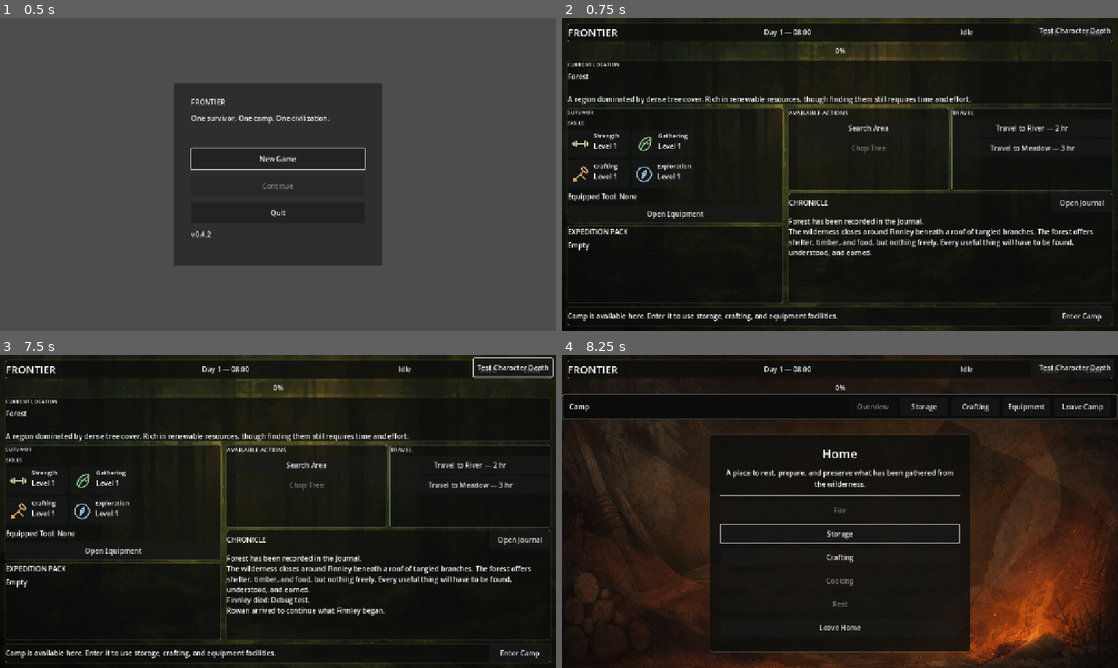
Above: before the commit, frames 1-4 (two rows, left to right).
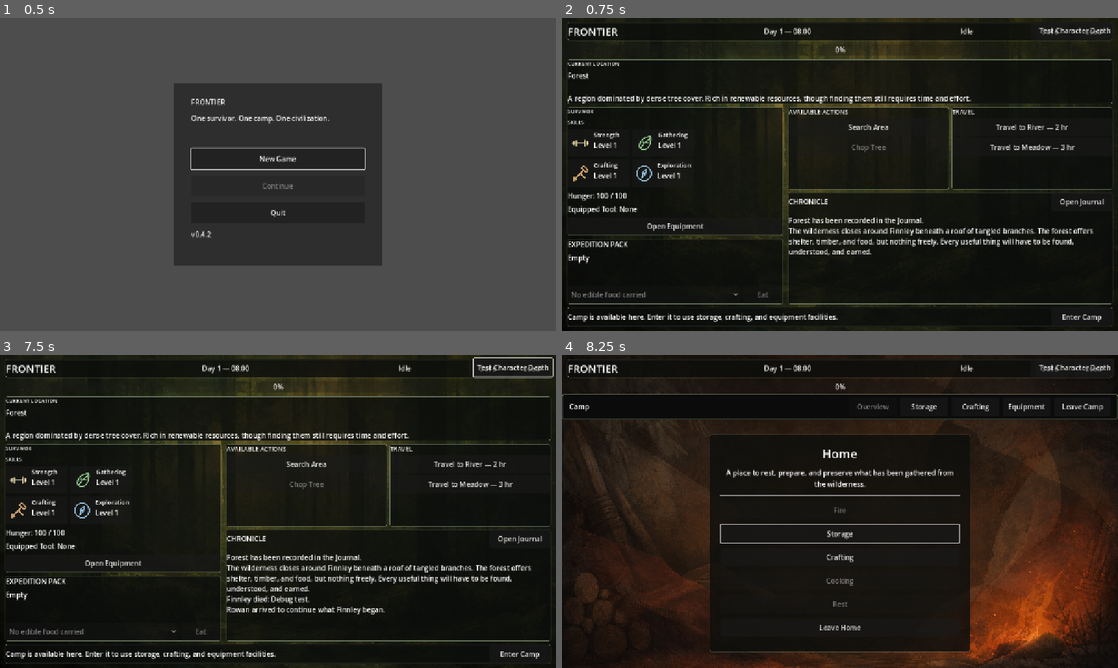
Above: after the commit, the same moments.

Repository: thegrundle-git/frontierthegame
Game: Godot game, scene res://scenes/ui/MainMenu.tscn
The game is run twice, just before and just after one commit, with the same random seed, the same clock (stepped at 60 frames per second) and the same inputs.
Inputs (mouse positions are in pixels of both pictures, inside the frame that each line leads up to):
- Up to frame 1 (0.5 s): no input
- Up to frame 2 (0.75 s): click "New Game" at 0.5 s
- Up to frame 3 (7.5 s): click "Load" at 1.25 s; click (38, 480) at 2 s; click (100, 480) at 2.77 s; click (38, 511) at 3.52 s; click (100, 511) at 4.27 s; click "Open Equipment" at 5 s; click "Open Journal" at 5.75 s; click "Choose Successor" at 6.5 s; click "Continue as Rowan" at 7.25 s
- Up to frame 4 (8.25 s): click "Enter Camp" at 8 s

Frame 1 is identical in both runs. In frame 2, 8.5% of the frame differs, in the area x 1-99%, y 1-99%; in frame 3, 8.9%; in frame 4, 0.5%.

Commit message:
v0.6.11-alpha1 - Add food and hunger foundation

Diff:
--- a/resources/items/berry.tres
+++ b/resources/items/berry.tres
@@ -11,4 +11,5 @@
 material_family = "food"
 weight = 0.05
 tags = Array[String](["food", "gathering", "plant"])
+nutrition_value = 8.0
 metadata/_custom_type_script = "uid://b7c5v3pbowv1w"
--- a/scenes/ui/GameUI.tscn
+++ b/scenes/ui/GameUI.tscn
@@ -20,7 +20,7 @@
 grow_vertical = 2
 script = ExtResource("1_r8hcy")
 
-[node name="EnvironmentBackground" type="TextureRect" parent="."]
+[node name="EnvironmentBackground" type="TextureRect" parent="." unique_id=1695577415]
 unique_name_in_owner = true
 layout_mode = 1
 anchors_preset = 15
@@ -32,7 +32,7 @@
 expand_mode = 1
 stretch_mode = 6
 
-[node name="EnvironmentVeil" type="ColorRect" parent="."]
+[node name="EnvironmentVeil" type="ColorRect" parent="." unique_id=67703983]
 layout_mode = 1
 anchors_preset = 15
 anchor_right = 1.0
@@ -147,6 +147,11 @@
 [node name="SkillsPanel" parent="ScreenMargin/MainLayout/MiddleRow/LeftColumn/SurvivorPanel/SurvivorLayout" unique_id=1215505222 instance=ExtResource("11_skills")]
 unique_name_in_owner = true
 
+[node name="HungerLabel" type="Label" parent="ScreenMargin/MainLayout/MiddleRow/LeftColumn/SurvivorPanel/SurvivorLayout" unique_id=2072773808]
+unique_name_in_owner = true
+layout_mode = 2
+text = "Hunger: 100 / 100"
+
 [node name="ToolLabel" type="Label" parent="ScreenMargin/MainLayout/MiddleRow/LeftColumn/SurvivorPanel/SurvivorLayout" unique_id=1304822072]
 unique_name_in_owner = true
 layout_mode = 2
@@ -192,6 +197,24 @@
 size_flags_horizontal = 3
 size_flags_vertical = 3
 bbcode_enabled = true
+
+[node name="FoodControls" type="HBoxContainer" parent="ScreenMargin/MainLayout/MiddleRow/LeftColumn/InventoryPanel/InventoryLayout" unique_id=1228668751]
+layout_mode = 2
+theme_override_constants/separation = 8
+
+[node name="FoodSelector" type="OptionButton" parent="ScreenMargin/MainLayout/MiddleRow/LeftColumn/InventoryPanel/InventoryLayout/FoodControls" unique_id=1709435036]
+unique_name_in_owner = true
+custom_minimum_size = Vector2(0, 42)
+layout_mode = 2
+size_flags_horizontal = 3
+tooltip_text = "Choose edible food carried in the Expedition Pack."
+
+[node name="EatFoodButton" type="Button" parent="ScreenMargin/MainLayout/MiddleRow/LeftColumn/InventoryPanel/InventoryLayout/FoodControls" unique_id=847879211]
+unique_name_in_owner = true
+custom_minimum_size = Vector2(90, 42)
+layout_mode = 2
+tooltip_text = "Consume one selected food item to restore hunger."
+text = "Eat"
 
 [node name="RightColumn" type="VBoxContainer" parent="ScreenMargin/MainLayout/MiddleRow" unique_id=2073829759]
 layout_mode = 2
@@ -338,7 +361,7 @@
 custom_minimum_size = Vector2(640, 520)
 layout_mode = 2
 
-[node name="EventMargin" type="MarginContainer" parent="EventOverlay/EventPanel"]
+[node name="EventMargin" type="MarginContainer" parent="EventOverlay/EventPanel" unique_id=1234234462]
 layout_mode = 2
 theme_override_constants/margin_left = 16
 theme_override_constants/margin_top = 14
@@ -367,7 +390,7 @@
 size_flags_vertical = 0
 autowrap_mode = 3
 
-[node name="EventOptionsScroll" type="ScrollContainer" parent="EventOverlay/EventPanel/EventMargin/EventLayout"]
+[node name="EventOptionsScroll" type="ScrollContainer" parent="EventOverlay/EventPanel/EventMargin/EventLayout" unique_id=1489819653]
 custom_minimum_size = Vector2(0, 320)
 layout_mode = 2
 size_flags_vertical = 3
--- a/scripts/autoload/GameManager.gd
+++ b/scripts/autoload/GameManager.gd
@@ -32,7 +32,12 @@
 var survivor_is_at_home := false
 
 func _ready() -> void:
-	pass
+	if not TimeManager.minutes_advanced.is_connected(
+		_on_minutes_advanced
+	):
+		TimeManager.minutes_advanced.connect(
+			_on_minutes_advanced
+		)
 
 
 
@@ -98,6 +103,12 @@
 		return
 
 	current_survivor = _instantiate_survivor(survivor_data)
+
+
+func _on_minutes_advanced(amount: int) -> void:
+	if current_survivor == null:
+		return
+	current_survivor.apply_elapsed_minutes(amount)
 
 func start_world_action(
 	action_id: String
--- a/scripts/autoload/SaveManager.gd
+++ b/scripts/autoload/SaveManager.gd
@@ -2,7 +2,7 @@
 
 
 const SAVE_PATH := "user://frontier_save.json"
-const SAVE_VERSION := 14
+const SAVE_VERSION := 15
 const SUCCESSOR_ID_PREFIX := "survivor.successor."
 
 
@@ -142,6 +142,7 @@
 			"character_id": survivor.data.character_id,
 			"display_name": survivor.data.display_name,
 			"is_alive": survivor.data.is_alive,
+			"hunger": survivor.data.hunger,
 			"life_record": _serialize_life_record(
 				survivor.data.life_record
 			),
@@ -571,6 +572,17 @@
 		)
 	)
 
+	survivor.data.hunger = clampf(
+		float(
+			survivor_data.get(
+				"hunger",
+				100.0
+			)
+		),
+		0.0,
+		Survivor.MAX_HUNGER
+	)
+
 	_apply_life_record_data(
 		survivor,
 		survivor_data.get(
--- a/scripts/autoload/TimeManager.gd
+++ b/scripts/autoload/TimeManager.gd
@@ -2,6 +2,7 @@
 
 
 signal time_changed
+signal minutes_advanced(amount: int)
 
 
 var day: int = 1
@@ -23,6 +24,7 @@
 		hour -= 24
 		day += 1
 
+	minutes_advanced.emit(amount)
 	time_changed.emit()
 
 
--- a/scripts/characters/Survivor.gd
+++ b/scripts/characters/Survivor.gd
@@ -7,6 +7,8 @@
 
 const BASE_CARRY_WEIGHT := 20.0
 const CARRY_WEIGHT_PER_STRENGTH_LEVEL := 2.0
+const MAX_HUNGER := 100.0
+const MINUTES_PER_HUNGER_POINT := 120.0
 
 const SKILL_ORDER: Array[String] = [
 	"strength",
@@ -312,6 +314,63 @@
 	return data != null and data.is_alive
 
 
+func apply_elapsed_minutes(minutes: int) -> bool:
+	if not can_act() or minutes <= 0:
+		return false
+
+	var previous_hunger: float = data.hunger
+	data.hunger = clampf(
+		data.hunger - float(minutes) / MINUTES_PER_HUNGER_POINT,
+		0.0,
+		MAX_HUNGER
+	)
+	return not is_equal_approx(previous_hunger, data.hunger)
+
+
+func consume_food(item_id: String) -> bool:
+	if not can_act() or inventory == null or item_id.is_empty():
+		return false
+	if data.hunger >= MAX_HUNGER:
+		return false
+
+	var item: ItemData = ItemDatabase.get_item(item_id)
+	if (
+		item == null
+		or "food" not in item.tags
+		or item.nutrition_value <= 0.0
+		or not inventory.has_item(item_id)
+	):
+		return false
+
+	if not inventory.remove_item(item_id, 1):
+		return false
+
+	var hunger_restored: float = minf(
+		item.nutrition_value,
+		MAX_HUNGER - data.hunger
+	)
+	data.hunger = clampf(
+		data.hunger + item.nutrition_value,
+		0.0,
+		MAX_HUNGER
+	)
+	_add_event(
+		data.display_name
+		+ " ate "
+		+ item.display_name
+		+ " and restored "
+		+ _format_hunger(hunger_restored)
+		+ " hunger."
+	)
+	return true
+
+
+func _format_hunger(value: float) -> String:
+	if is_equal_approx(value, roundf(value)):
+		return str(int(roundf(value)))
+	return str(snappedf(value, 0.1))
+
+
 func die(cause: String) -> bool:
 	if not can_act() or data.life_record == null:
 		return false
--- a/scripts/resources/ItemData.gd
+++ b/scripts/resources/ItemData.gd
@@ -20,6 +20,10 @@
 
 @export var tags: Array[String] = []
 
+@export_group("Food")
+@export_range(0.0, 100.0, 0.1)
+var nutrition_value: float = 0.0
+
 @export_group("Modular Crafting")
 @export var component_slot: String = ""
 @export var material_id: String = ""
--- a/scripts/ui/GameUI.gd
+++ b/scripts/ui/GameUI.gd
@@ -32,7 +32,10 @@
 @onready var event_log: RichTextLabel = %EventLog
 @onready var inventory_left_label: RichTextLabel = %InventoryLeftLabel
 @onready var inventory_right_label: RichTextLabel = %InventoryRightLabel
+@onready var food_selector: OptionButton = %FoodSelector
+@onready var eat_food_button: Button = %EatFoodButton
 @onready var skills_panel: SkillsPanel = %SkillsPanel
+@onready var hunger_label: Label = %HungerLabel
 @onready var tool_label: Label = %ToolLabel
 @onready var open_equipment_button: Button = %OpenEquipmentButton
 @onready var equipment_ui: EquipmentUI = %EquipmentUI
@@ -139,6 +142,7 @@
 	_update_environment_background()
 
 	open_equipment_button.pressed.connect(_on_open_equipment_pressed)
+	eat_food_button.pressed.connect(_on_eat_food_pressed)
 	enter_camp_button.pressed.connect(_on_enter_camp_pressed)
 	open_journal_button.pressed.connect(_on_open_journal_pressed)
 	journal_ui.back_requested.connect(_on_journal_back_requested)
@@ -329,6 +333,7 @@
 		update_inventory(
 			survivor.inventory
 		)
+	_update_food_controls()
 
 
 func add_event(event_text: String) -> void:
@@ -676,6 +681,95 @@
 	)
 
 	skills_panel.refresh(survivor)
+	if survivor == null or survivor.data == null:
+		hunger_label.text = "Hunger: Unavailable"
+		return
+
+	hunger_label.text = (
+		"Hunger: "
+		+ _format_hunger(survivor.data.hunger)
+		+ " / "
+		+ str(int(Survivor.MAX_HUNGER))
+	)
+
+
+func _update_food_controls() -> void:
+	var previous_item_id := ""
+	if food_selector.selected >= 0:
+		previous_item_id = str(
+			food_selector.get_item_metadata(food_selector.selected)
+		)
+
+	food_selector.clear()
+	var survivor: Survivor = GameManager.current_survivor
+	if survivor != null and survivor.inventory != null:
+		var food_ids: Array[String] = []
+		for item_id_variant: Variant in survivor.inventory.items.keys():
+			var item_id := str(item_id_variant)
+			var item: ItemData = ItemDatabase.get_item(item_id)
+			if (
+				item != null
+				and "food" in item.tags
+				and item.nutrition_value > 0.0
+				and survivor.inventory.has_item(item_id)
+			):
+				food_ids.append(item_id)
+
+		food_ids.sort_custom(
+			func(first_id: String, second_id: String) -> bool:
+				var first: ItemData = ItemDatabase.get_item(first_id)
+				var second: ItemData = ItemDatabase.get_item(second_id)
+				if first == null or second == null:
+					return first_id < second_id
+				return first.display_name < second.display_name
+		)
+
+		for item_id: String in food_ids:
+			var item: ItemData = ItemDatabase.get_item(item_id)
+			var index: int = food_selector.item_count
+			food_selector.add_item(
+				item.display_name
+				+ " ×"
+				+ str(survivor.inventory.get_item_amount(item_id))
+				+ " (+"
+				+ _format_hunger(item.nutrition_value)
+				+ ")"
+			)
+			food_selector.set_item_metadata(index, item_id)
+			if item_id == previous_item_id:
+				food_selector.select(index)
+
+	var can_eat: bool = (
+		survivor != null
+		and survivor.can_act()
+		and survivor.data.hunger < Survivor.MAX_HUNGER
+		and food_selector.item_count > 0
+		and not ActionManager.is_busy
+		and not WorldEventManager.has_pending_event()
+	)
+	food_selector.disabled = not can_eat
+	eat_food_button.disabled = not can_eat
+	if food_selector.item_count == 0:
+		food_selector.add_item("No edible food carried")
+		food_selector.set_item_metadata(0, "")
+
+
+func _on_eat_food_pressed() -> void:
+	if food_selector.selected < 0:
+		return
+	var item_id := str(
+		food_selector.get_item_metadata(food_selector.selected)
+	)
+	var survivor: Survivor = GameManager.current_survivor
+	if survivor == null or not survivor.consume_food(item_id):
+		return
+	refresh_all()
+
+
+func _format_hunger(value: float) -> String:
+	if is_equal_approx(value, roundf(value)):
+		return str(int(roundf(value)))
+	return str(snappedf(value, 0.1))
 
 
 func update_tool_display() -> void:
Not shown, changed: docs/ARCHITECTURE.md
Not shown, changed: docs/CHANGELOG.md
Not shown, changed: docs/DESIGN_PHILOSOPHY.md
Not shown, changed: docs/PROJECT_SNAPSHOT.md
